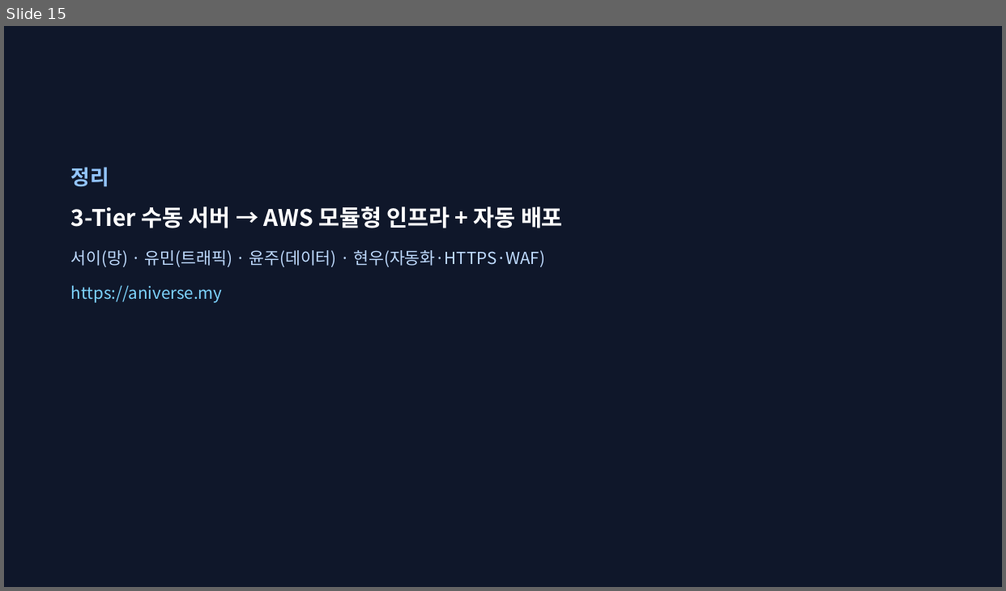
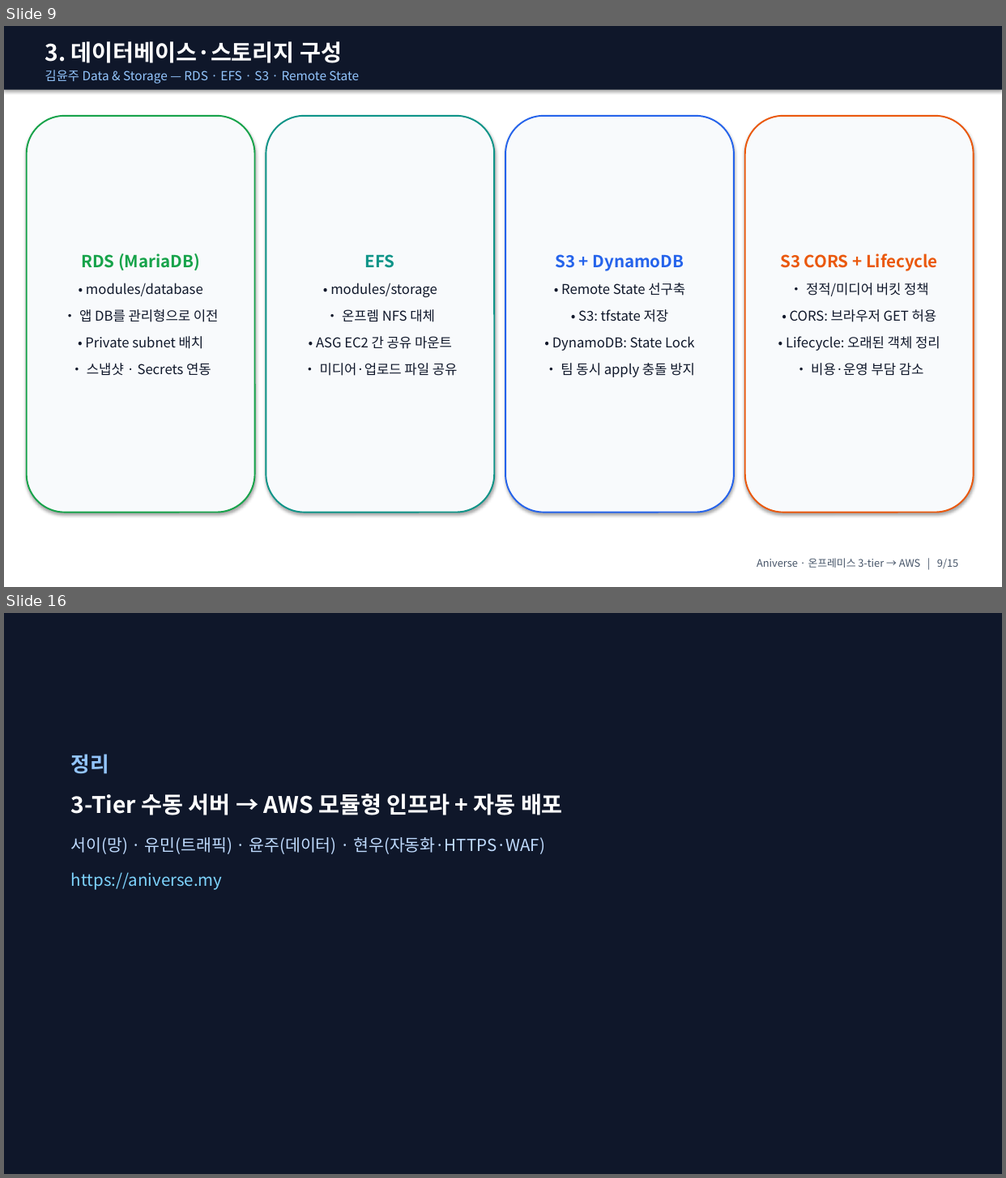
Before and after one commit to ho0215/anime-project-infra, a slide deck: docs/presentation/ppt/Aniverse_발표_강사용.pptx. Shown one above the other, each under a label of ours: slide 15 before the commit, slides 9 and 16 after it; the slides between them are not shown. The pictures are 1006x591 and 1006x1178 pixels, drawn with LibreOffice and Linux fonts; fonts in the diff are those of the drawing. Boxes give left, top, right and bottom in pixels: in the first picture for what was removed or moved away, otherwise in the second. Text is boxed around its words. In the diff, an @@ line names an element or a change of style, - is before the commit and + after.

```diff
--- a/docs/presentation/ppt/Aniverse_발표_강사용.pptx
+++ b/docs/presentation/ppt/Aniverse_발표_강사용.pptx
@@ slide 9 added at [4,26,1002,587], background #FFFFFF @@
@@ rectangle added at [4,26,1002,90], fill #0F172A @@
@@ text added at [45,41,359,84], 12 pt, text #93C5FD @@
+3. 데이터베이스·스토리지 구성
+김윤주 Data & Storage — RDS · EFS · S3 · Remote State
@@ rounded rectangle added at [27,116,255,513], fill #F8FAFC, outline #16A34A 1.5 pt, 13 pt, text #0F172A @@
+RDS (MariaDB)
+• modules/database
+• 앱 DB를 관리형으로 이전
+• Private subnet 배치
+• 스냅샷 · Secrets 연동
@@ rounded rectangle added at [266,116,494,513], fill #F8FAFC, outline #0D9488 1.5 pt, 13 pt, text #0F172A @@
+EFS
+• modules/storage
+• 온프렘 NFS 대체
+• ASG EC2 간 공유 마운트
+• 미디어·업로드 파일 공유
@@ rounded rectangle added at [505,116,734,513], fill #F8FAFC, outline #2563EB 1.5 pt, 13 pt, text #0F172A @@
+S3 + DynamoDB
+• Remote State 선구축
+• S3: tfstate 저장
+• DynamoDB: State Lock
+• 팀 동시 apply 충돌 방지
@@ rounded rectangle added at [745,116,974,513], fill #F8FAFC, outline #EA580C 1.5 pt, 13 pt, text #0F172A @@
+S3 CORS + Lifecycle
+• 정적/미디어 버킷 정책
+• CORS: 브라우저 GET 허용
+• Lifecycle: 오래된 객체 정리
+• 비용·운영 부담 감소
@@ text added at [756,558,958,570], 10 pt, text #475569 @@
+Aniverse · 온프레미스 3-tier → AWS | 9/15
@@ what was slide 15 is now slide 16 @@
```
Also in this commit, not shown: 13 slides changed, 3 other files.
